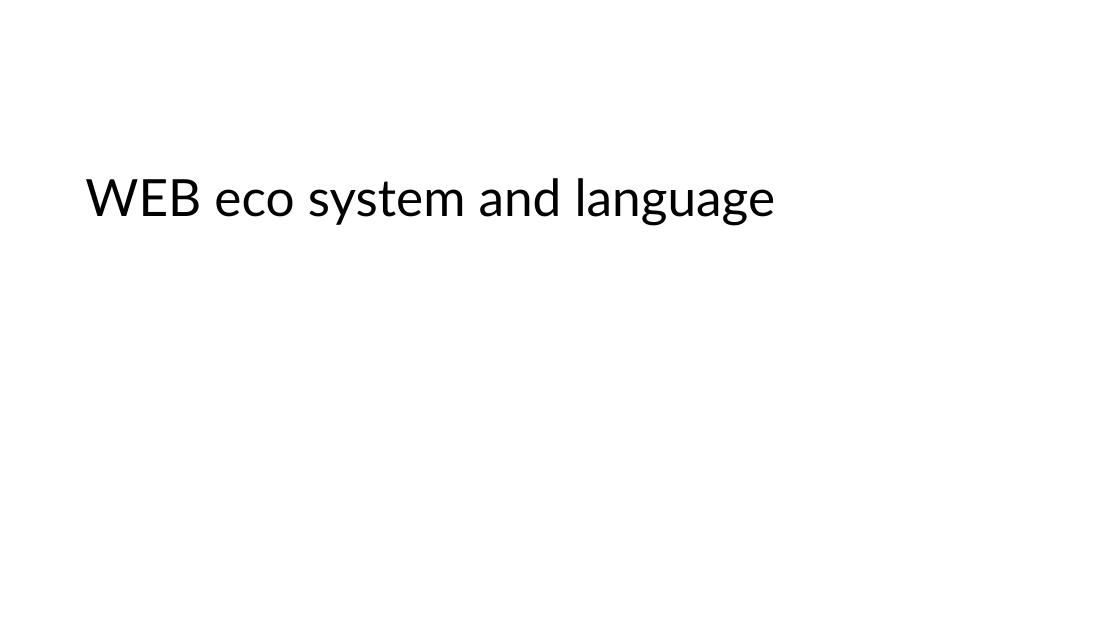
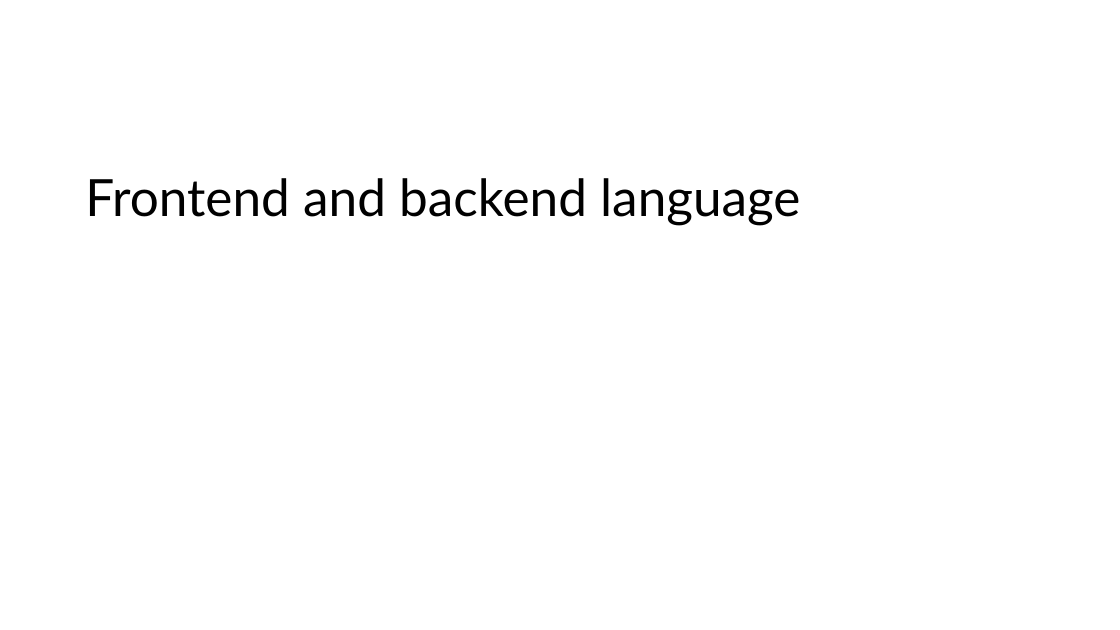
Before and after one commit to xbibogo/MMD24, a slide deck: slide 4 of semester2 PPT/Uge8_JSDay1.pptx. Drawn at 1120x630 pixels with LibreOffice and Linux fonts; fonts in the diff are those of the drawing. Boxes give left, top, right and bottom in pixels: in the first picture for what was removed or moved away, otherwise in the second. Text is boxed around its words. In the diff, an @@ line names an element or a change of style, - is before the commit and + after.

```diff
--- a/semester2 PPT/Uge8_JSDay1.pptx
+++ b/semester2 PPT/Uge8_JSDay1.pptx
@@ text at (x1=85, y1=178, x2=800, y2=226): text changed @@
-WEB eco system and language
+Frontend and backend language
```
Also in this commit, not shown: 3 other files.
